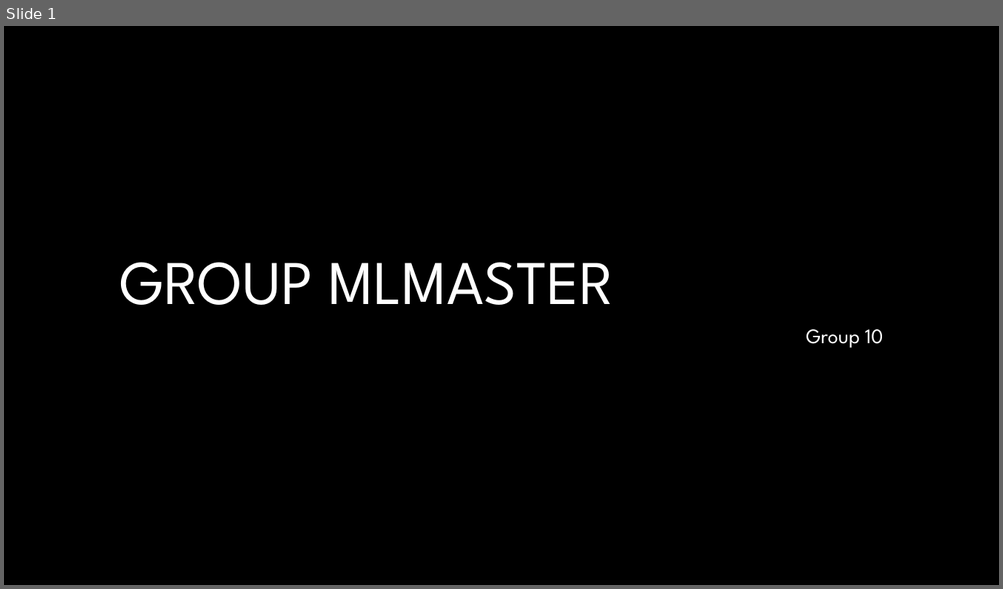
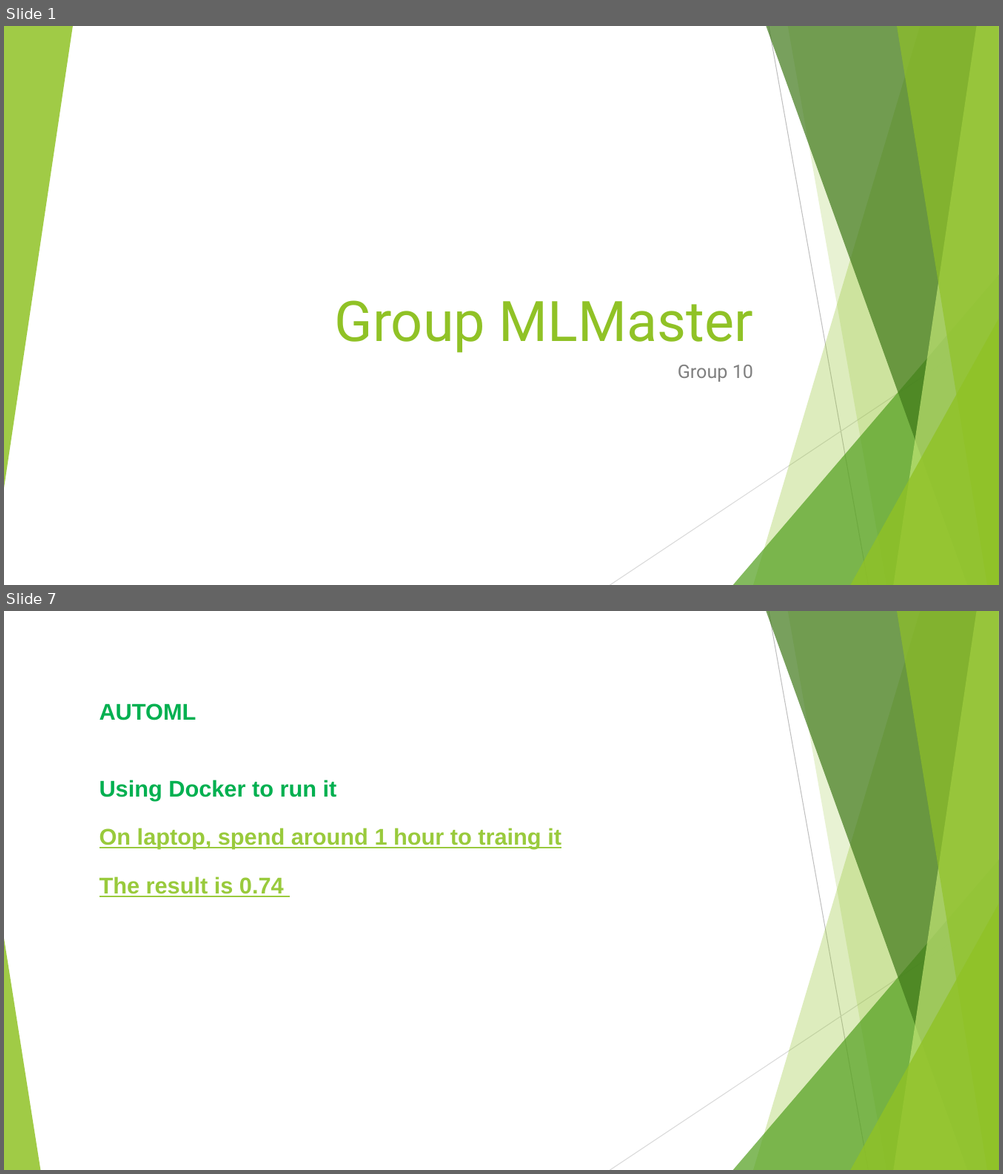
Before and after one commit to tedyyan/MUMMachineLearning, a slide deck: firstProject/GroupMLMaster.pptx. Shown one above the other, each under a label of ours: slide 1 before the commit, slides 1 and 7 after it; the slides between them are not shown. The pictures are 1003x589 and 1003x1174 pixels, drawn with LibreOffice and Linux fonts; fonts in the diff are those of the drawing; background and template pictures are left out. Boxes give left, top, right and bottom in pixels: in the first picture for what was removed or moved away, otherwise in the second. Text is boxed around its words. In the diff, an @@ line names an element or a change of style, - is before the commit and + after.

Commit message:
docker

```diff
--- a/firstProject/GroupMLMaster.pptx
+++ b/firstProject/GroupMLMaster.pptx
@@ slide 7 added at bbox=[4, 611, 999, 1170], background #FFFFFF; not listed: 9 template elements that a slide beside it also shows @@
@@ text added at bbox=[99, 703, 196, 721], 22 pt, text #00B050, bold @@
+AUTOML
@@ text added at bbox=[99, 780, 561, 897], 22 pt, text #99CA3C, bold, underline @@
+Using Docker to run it
+On laptop, spend around 1 hour to traing it
+The result is 0.74
@@ triangle added at bbox=[4, 939, 40, 1170], fill #90C226 at 85% opacity @@
@@ slide 1 changed as well @@
@@ background #000000 to #FFFFFF @@
@@ group added at bbox=[4, 26, 999, 585]: 5 freeform shapes, 3 triangles, 2 lines @@
@@ title at bbox=[335, 301, 753, 353]: text changed; size 60 to 54 pt; font League Spartan to Roboto; text colour #FFFFFF to #90C226 @@
-GROUP MLMASTER
+Group MLMaster
@@ subtitle "Group 10": place and size @@
-subtitle "Group 10" at bbox=[805, 329, 883, 348]
+subtitle "Group 10" at bbox=[677, 365, 753, 382]
@@ subtitle "Group 10" at bbox=[677, 365, 753, 382]: size 20 to 18 pt, font League Spartan to Roboto, text colour #FFFFFF to #808080; line spacing 0.9 to 1 @@
```
Also in this commit, not shown: 2 other slides changed, 4 other slides added, 7 slides removed, 3 other files.
